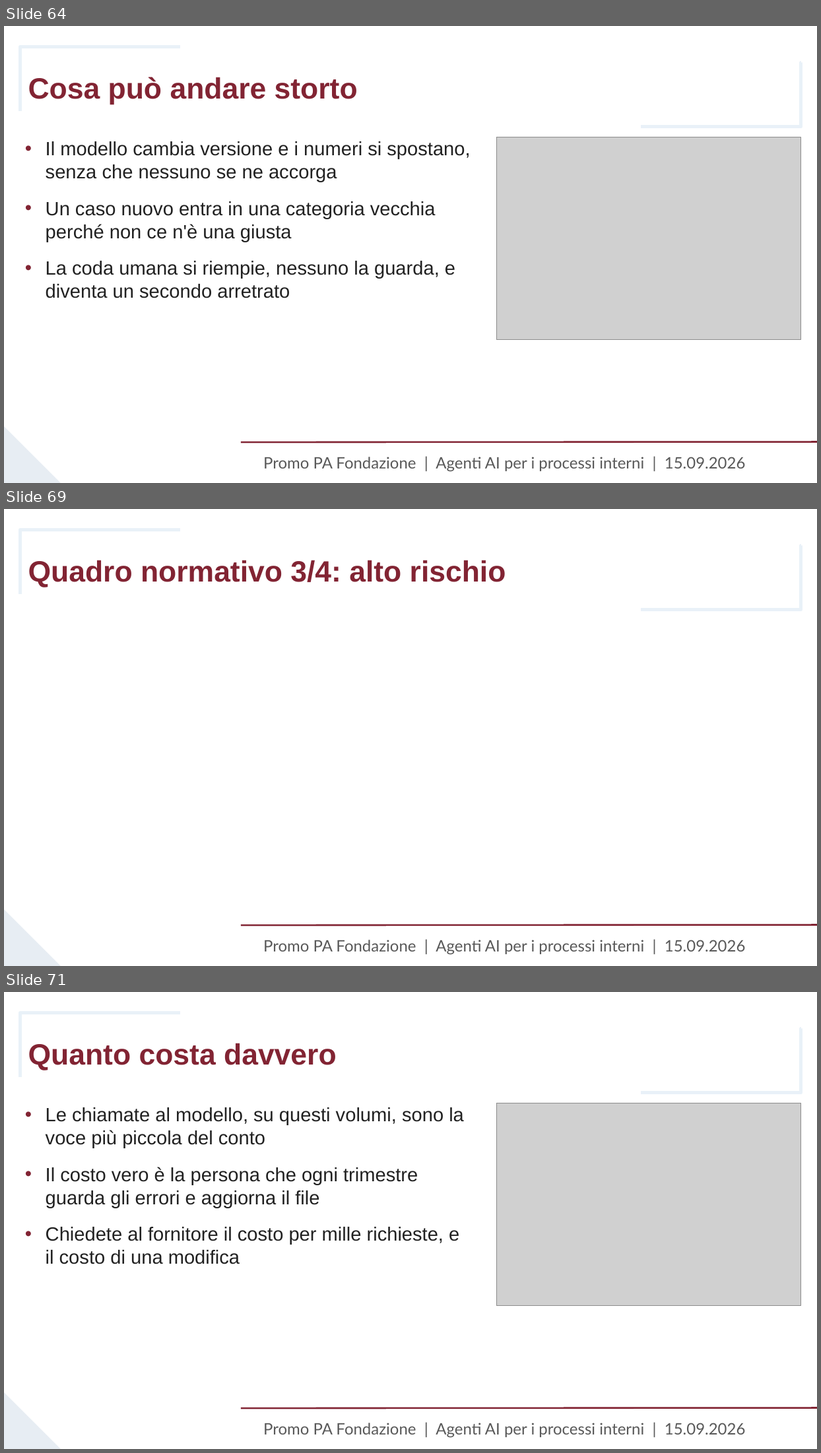
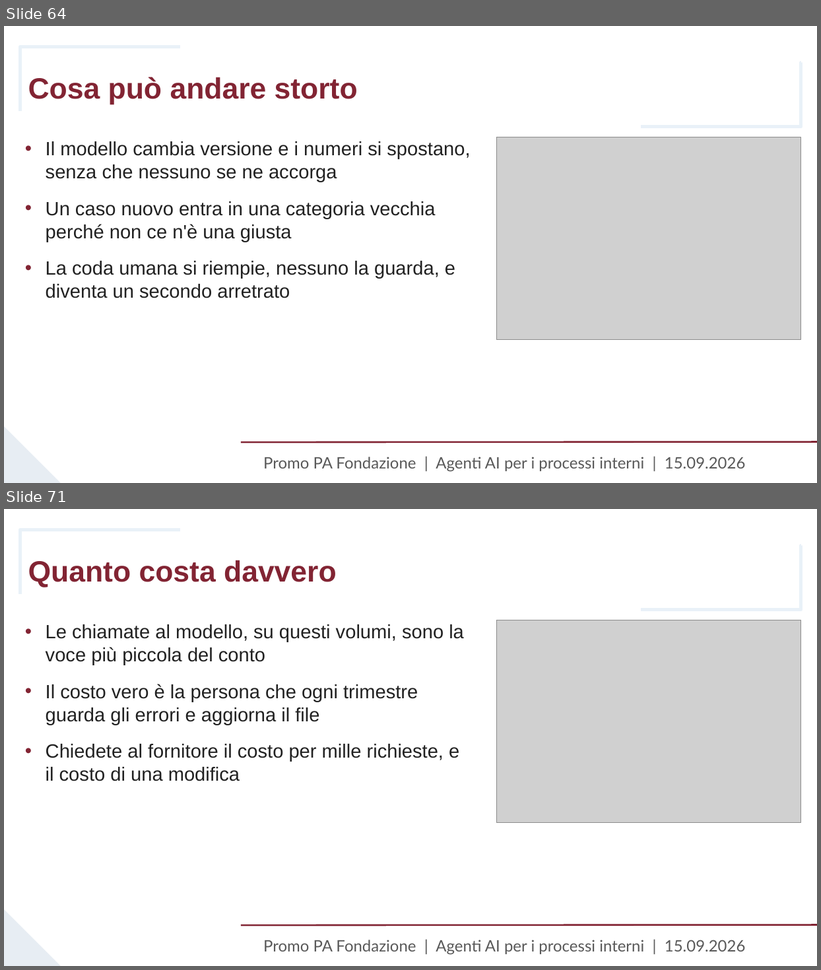
Before and after one commit to fabsilvestri/promopa-agenti-ai, a slide deck: slides/Lezione_15_settembre_Agenti_AI_PromoPA.pptx. Shown one above the other, each under a label of ours: slides 64, 69 and 71 before the commit, slides 64 and 71 after it; the slides between them are not shown. The pictures are 821x1453 and 821x970 pixels, drawn with LibreOffice and Linux fonts; fonts in the diff are those of the drawing; grey boxes stand for pictures; background and template pictures are left out. Boxes give left, top, right and bottom in pixels: in the first picture for what was removed or moved away, otherwise in the second. Text is boxed around its words. In the diff, an @@ line names an element or a change of style, - is before the commit and + after.

```diff
--- a/slides/Lezione_15_settembre_Agenti_AI_PromoPA.pptx
+++ b/slides/Lezione_15_settembre_Agenti_AI_PromoPA.pptx
@@ slide 69 removed at (4, 509, 817, 966), background #FFFFFF; not listed: 5 template elements that a slide beside it also shows @@
@@ title removed at (28, 560, 506, 588) @@
-Quadro normativo 3/4: alto rischio
```
Also in this commit, not shown: 3 slides changed, 4 slides added, 3 other slides removed, 5 other files.
